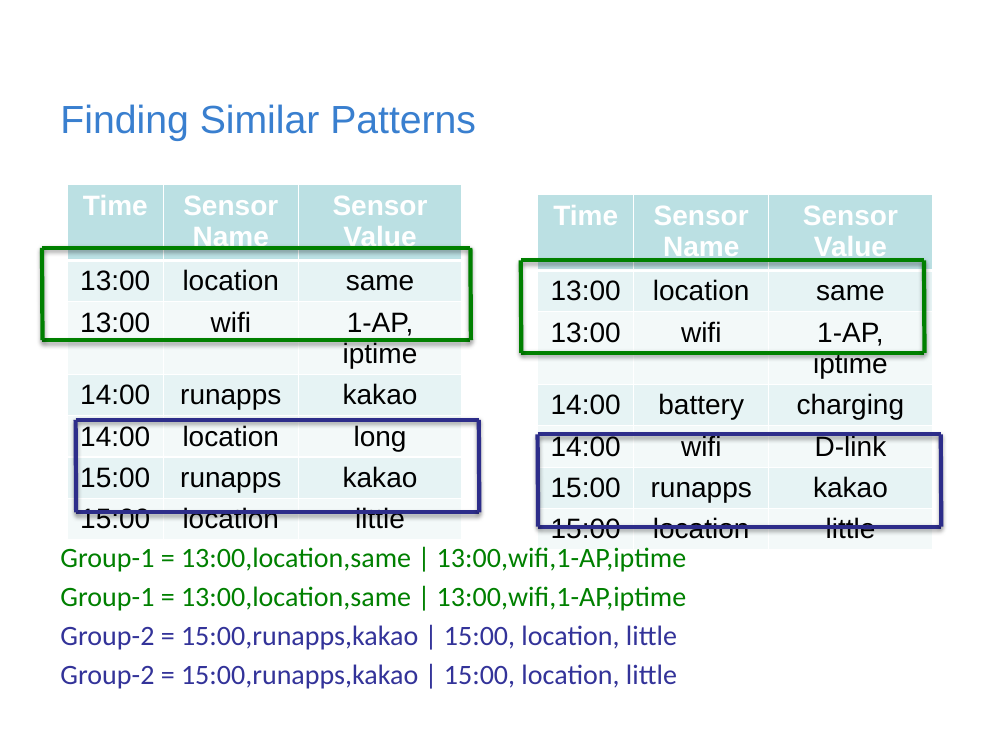
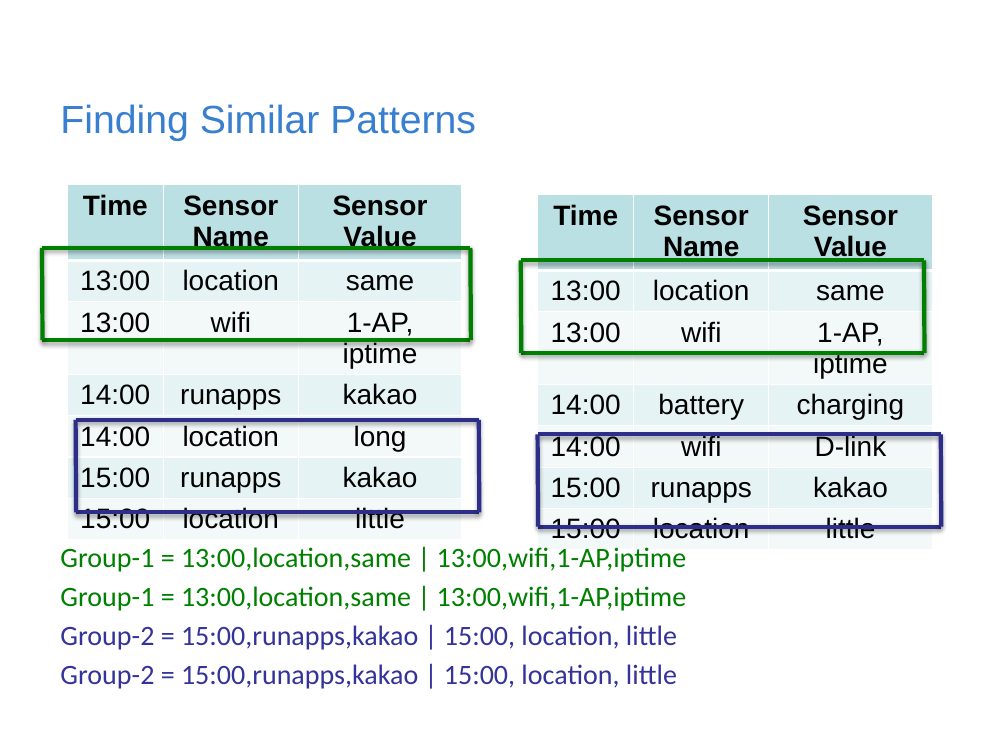
Before and after one commit to rischanlab/MyThesis, a slide deck: slide 18 of Thesis-presentation.pptx. Drawn at 1008x756 pixels with LibreOffice and Linux fonts; fonts in the diff are those of the drawing; background and template pictures are left out. Boxes give left, top, right and bottom in pixels: in the first picture for what was removed or moved away, otherwise in the second. Text is boxed around its words. In the diff, an @@ line names an element or a change of style, - is before the commit and + after.

```diff
--- a/Thesis-presentation.pptx
+++ b/Thesis-presentation.pptx
@@ table at box(68, 184, 463, 532) @@
@@ text colour #FFFFFF to #000000 in "Time", "Sensor Name", "Sensor Value" @@
@@ table at box(537, 195, 932, 649) @@
@@ text colour #FFFFFF to #000000 in "Time", "Sensor Name", "Sensor Value" @@
```
Also in this commit, not shown: 1 other slide changed, 3 other files.
